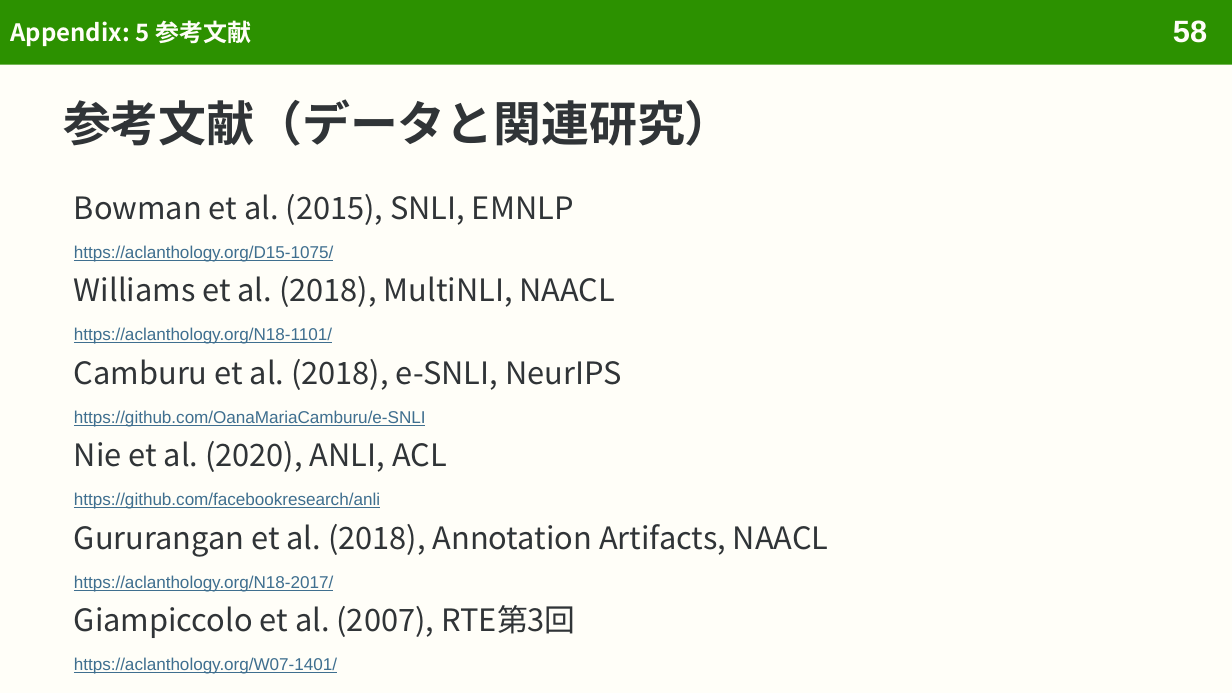
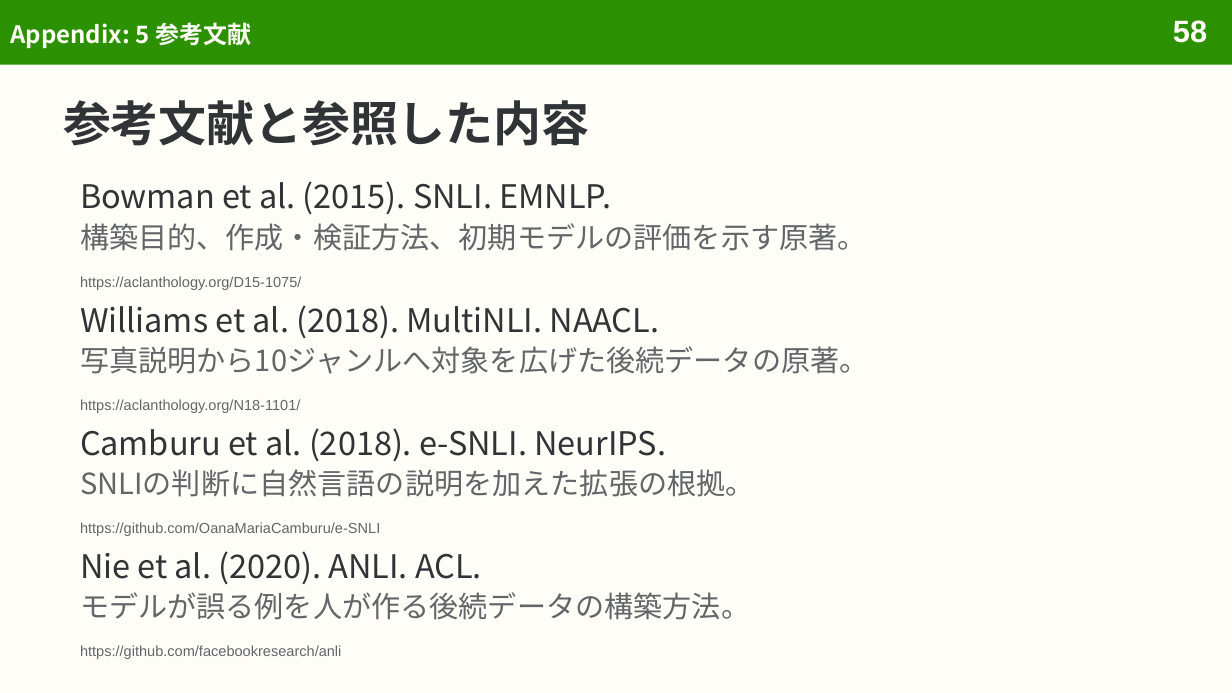
Before and after one commit to sasakiy84/datasets-in-10-minutes, a slide deck: slide 58 of slides/datasets-in-10-minutes-snli.pptx. Drawn at 1232x693 pixels with LibreOffice and Linux fonts; fonts in the diff are those of the drawing. Boxes give left, top, right and bottom in pixels: in the first picture for what was removed or moved away, otherwise in the second. Text is boxed around its words. In the diff, an @@ line names an element or a change of style, - is before the commit and + after.

```diff
--- a/slides/datasets-in-10-minutes-snli.pptx
+++ b/slides/datasets-in-10-minutes-snli.pptx
@@ title "Appendix: 5 参考文献" at box(10, 22, 251, 48): line spacing 1 to 1.1 @@
@@ title at box(63, 100, 589, 146): text changed @@
-参考文献（データと関連研究）
+参考文献と参照した内容
@@ text at box(80, 181, 611, 214): text changed; size 18 to 19 pt @@
-Bowman et al. (2015), SNLI, EMNLP
+Bowman et al. (2015). SNLI. EMNLP.
@@ text added at box(80, 223, 867, 251), 17 pt, text #626669 @@
+構築目的、作成・検証方法、初期モデルの評価を示す原著。
@@ text "https://aclanthology.org/D15-1075/": place and size @@
-text "https://aclanthology.org/D15-1075/" at box(74, 245, 333, 262)
+text "https://aclanthology.org/D15-1075/" at box(80, 276, 301, 290)
@@ text at box(80, 305, 660, 338): text changed; size 18 to 19 pt @@
-Williams et al. (2018), MultiNLI, NAACL
+Williams et al. (2018). MultiNLI. NAACL.
@@ text added at box(80, 346, 869, 374), 17 pt, text #626669 @@
+写真説明から10ジャンルへ対象を広げた後続データの原著。
@@ text "https://aclanthology.org/N18-1101/": place and size @@
-text "https://aclanthology.org/N18-1101/" at box(74, 327, 332, 344)
+text "https://aclanthology.org/N18-1101/" at box(80, 399, 300, 413)
@@ text at box(80, 428, 666, 461): text changed; size 18 to 19 pt @@
-Camburu et al. (2018), e-SNLI, NeurIPS
+Camburu et al. (2018). e-SNLI. NeurIPS.
@@ text at box(80, 469, 755, 497): text changed; size 10 to 17 pt; font Arial to Noto Sans CJK JP; text colour #3F6F8F to #626669 @@
-https://github.com/facebookresearch/anli
+SNLIの判断に自然言語の説明を加えた拡張の根拠。
@@ text removed at box(74, 524, 829, 557) @@
-Gururangan et al. (2018), Annotation Artifacts, NAACL
@@ size 10 to 8.5 pt, text colour #3F6F8F to #626669, underline off in 3 elements at box(80, 276, 301, 290), box(80, 399, 300, 413), box(80, 522, 380, 536) @@
@@ text "https://github.com/OanaMariaCamburu/e-SNLI": place and size @@
-text "https://github.com/OanaMariaCamburu/e-SNLI" at box(74, 410, 426, 427)
+text "https://github.com/OanaMariaCamburu/e-SNLI" at box(80, 522, 380, 536)
@@ text at box(80, 551, 482, 584): text changed; size 18 to 19 pt @@
-Nie et al. (2020), ANLI, ACL
+Nie et al. (2020). ANLI. ACL.
@@ text removed at box(74, 575, 333, 592) @@
-https://aclanthology.org/N18-2017/
@@ text at box(80, 592, 750, 620): text changed; size 18 to 17 pt; text colour #303437 to #626669 @@
-Giampiccolo et al. (2007), RTE第3回
+モデルが誤る例を人が作る後続データの構築方法。
@@ text at box(80, 645, 341, 659): text changed; size 10 to 8.5 pt; text colour #3F6F8F to #626669 @@
-https://aclanthology.org/W07-1401/
+https://github.com/facebookresearch/anli
```
Also in this commit, not shown: 6 other slides changed, 1 slide added, 10 other files.
